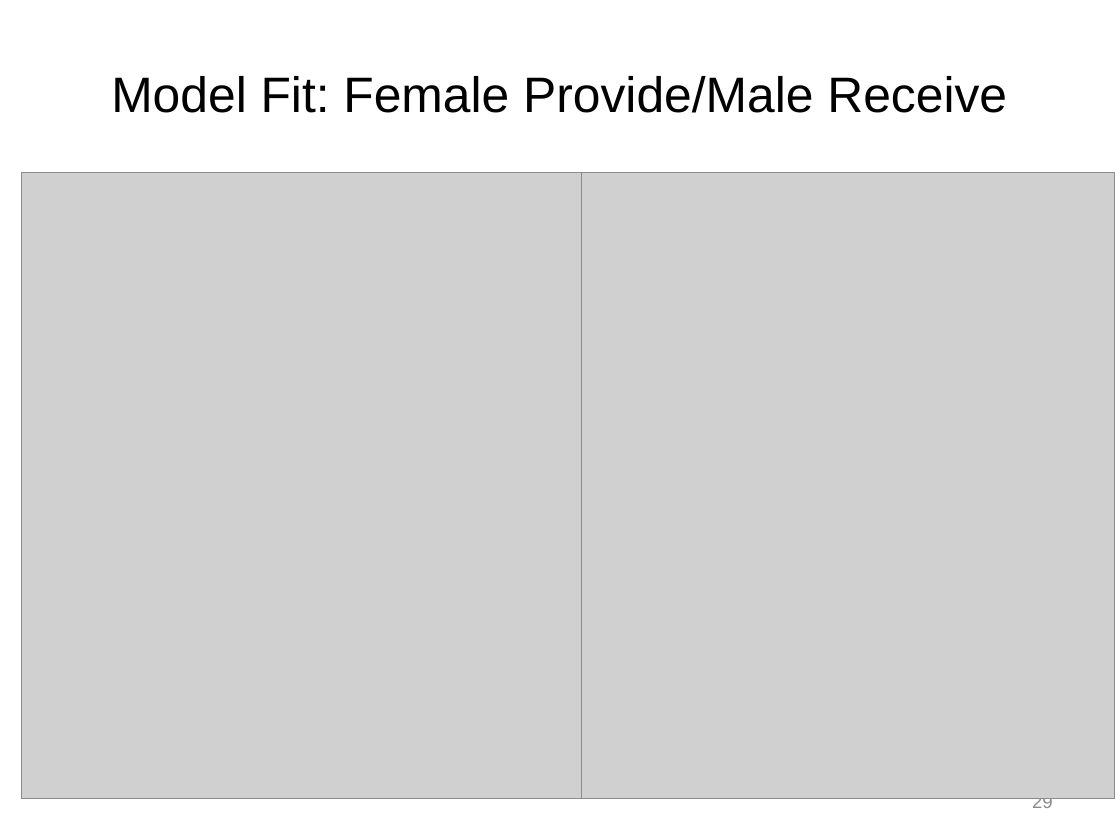
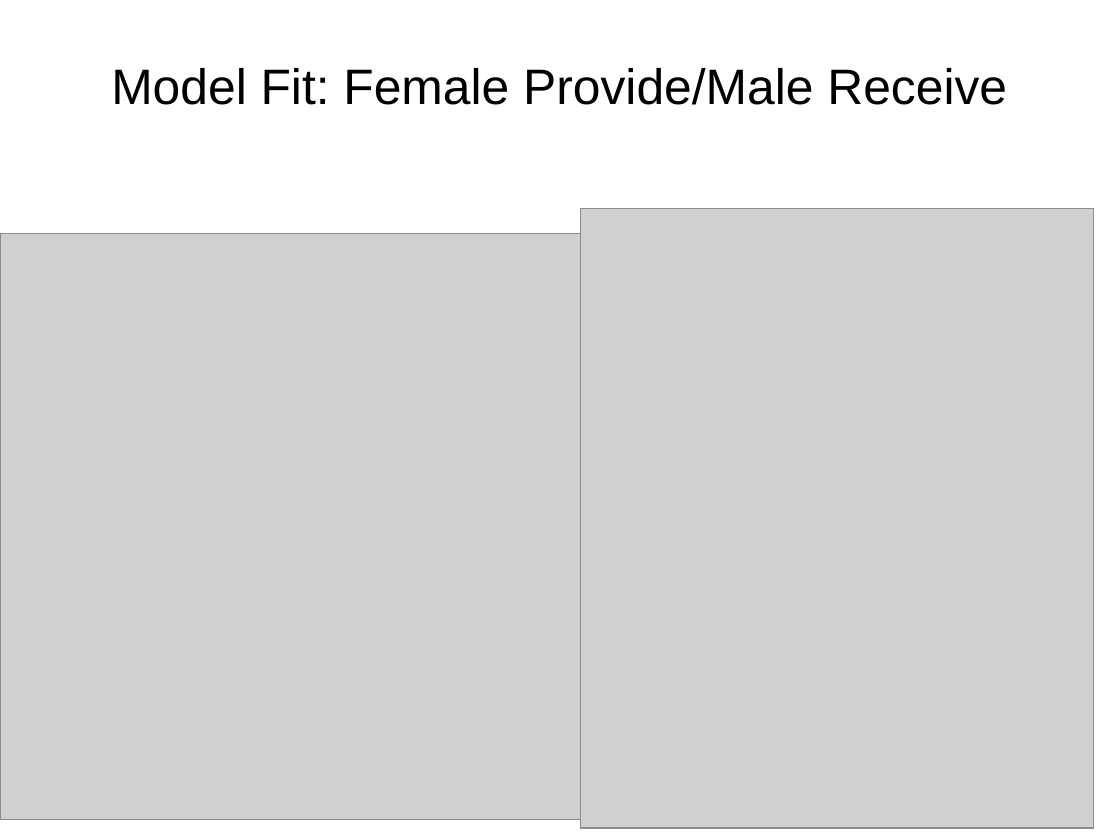
Before and after one commit to mayazrm/KZNB, a slide deck: slide 30 of DSM/Bolger_DSM_Report_from_the_Trenches_170613KZ.pptx (slide 29 before the commit). Drawn at 1120x840 pixels with LibreOffice and Linux fonts; fonts in the diff are those of the drawing; grey boxes stand for pictures. Boxes give left, top, right and bottom in pixels: in the first picture for what was removed or moved away, otherwise in the second. Text is boxed around its words. In the diff, an @@ line names an element or a change of style, - is before the commit and + after.

```diff
--- a/DSM/Bolger_DSM_Report_from_the_Trenches_170613KZ.pptx
+++ b/DSM/Bolger_DSM_Report_from_the_Trenches_170613KZ.pptx
@@ title "Model Fit: Female Provide/Male Receive": place and size @@
-title "Model Fit: Female Provide/Male Receive" at box(111, 76, 1007, 113)
+title "Model Fit: Female Provide/Male Receive" at box(111, 68, 1007, 105)
@@ picture: place and size @@
-picture at box(556, 172, 1116, 799)
+picture at box(580, 208, 1093, 828)
@@ picture: place and size @@
-picture at box(21, 172, 581, 799)
+picture at box(0, 234, 591, 820)
@@ page number removed at box(1032, 798, 1053, 812) @@
-29
```
Also in this commit, not shown: 9 other slides changed, 2 slides added, 3 slides removed, 7 other files.
